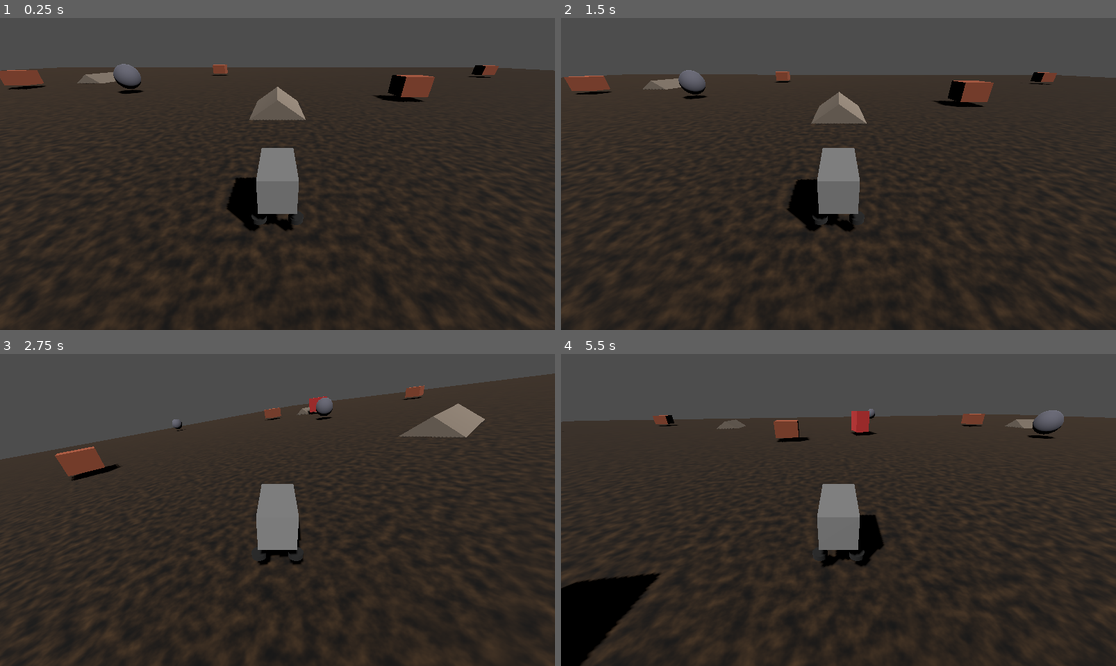
Above: before the commit, frames 1-4 (two rows, left to right).
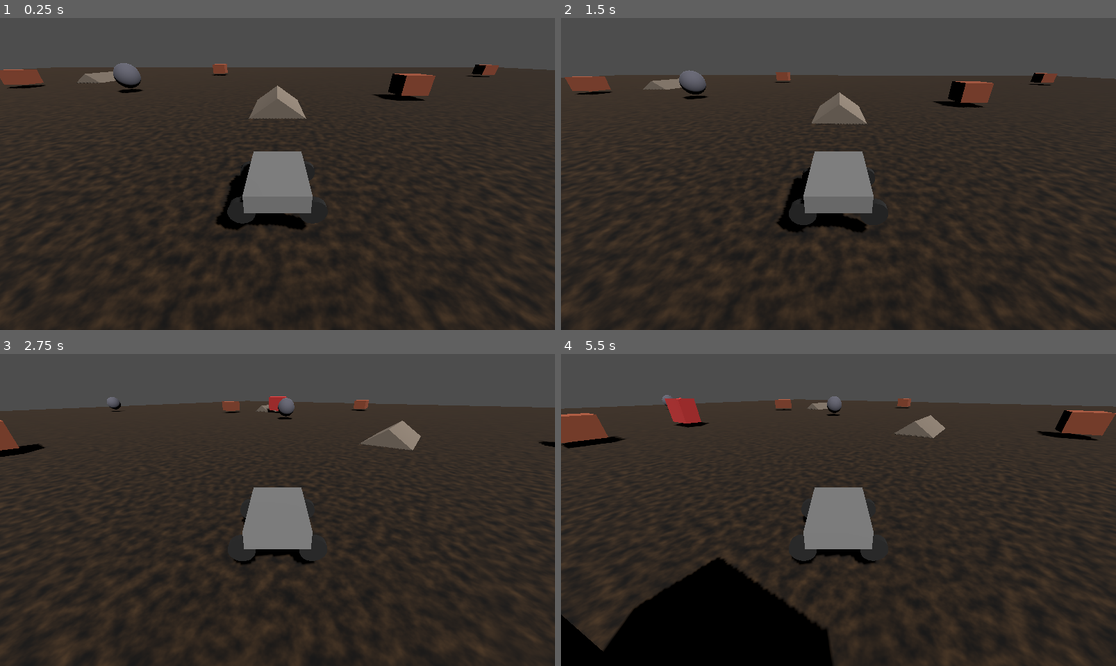
Above: after the commit, the same moments.

Repository: paul-asvb/godot-car-test
Game: Godot game, scene res://main.tscn
Two runs of this game, one before a commit and one after it. Both use one fixed random seed, a clock stepped at 60 frames per second and the inputs below.
Inputs:
- Up to frame 1 (0.25 s): no input
- Up to frame 2 (1.5 s): hold Right (ui_right) 0.53-1.28 s; hold Down (ui_down) from 1.28 s (still down)
- Up to frame 3 (2.75 s): release Down (ui_down) at 2.03 s; hold Right (ui_right) from 2.03 s (still down)
- Up to frame 4 (5.5 s): release Right (ui_right) at 2.78 s; hold Up (ui_up) 2.78-3.53 s; hold Left (ui_left) 3.53-5.03 s; hold Down (ui_down) from 5.03 s (still down)

The runs differ from the first frame. In frame 1, 2.5% of the frame differs, in the area x 0-100%, y 14-99%; in frame 2, 1.9%; in frame 3, 13%; in frame 4, 22%, in the area x 0-100%, y 13-100%.

Commit message:
feat: init wheels

Diff:
--- a/car.gd
+++ b/car.gd
@@ -1,10 +1,10 @@
 extends RigidBody3D
 
 # Suspension parameters
-const SPRING_STRENGTH = 150.0
-const SPRING_DAMPING = 10.0
-const REST_LENGTH = 0.5
-const WHEEL_RADIUS = 0.2
+const SPRING_STRENGTH = 200.0
+const SPRING_DAMPING = 15.0
+const REST_LENGTH = 0.6
+const WHEEL_RADIUS = 0.35
 
 # Drive parameters
 const ENGINE_FORCE = 40.0
@@ -25,6 +25,13 @@
 	$WheelRR
 ]
 
+@onready var wheel_meshes = [
+	$WheelFL/WheelMeshFL,
+	$WheelFR/WheelMeshFR,
+	$WheelRL/WheelMeshRL,
+	$WheelRR/WheelMeshRR
+]
+
 func _physics_process(delta):
 	var steer_input = 0.0
 	if Input.is_action_pressed("ui_left"):
@@ -42,7 +49,12 @@
 
 	for i in range(wheels.size()):
 		var wheel: RayCast3D = wheels[i]
+		var wheel_mesh: MeshInstance3D = wheel_meshes[i]
+		var ray_length = REST_LENGTH + WHEEL_RADIUS
+
 		if not wheel.is_colliding():
+			# Wheel fully extended when not touching ground
+			wheel_mesh.position.y = -REST_LENGTH
 			continue
 
 		var contact_point = wheel.get_collision_point()
@@ -50,9 +62,12 @@
 		var wheel_pos = wheel.global_position
 
 		# Suspension force (spring + damper)
-		var ray_length = REST_LENGTH + WHEEL_RADIUS
 		var distance = wheel_pos.distance_to(contact_point)
 		var compression = ray_length - distance
+
+		# Update wheel mesh position based on suspension compression
+		var wheel_y = -(distance - WHEEL_RADIUS)
+		wheel_mesh.position.y = clamp(wheel_y, -REST_LENGTH, 0)
 
 		if compression > 0:
 			var wheel_velocity = get_point_velocity(wheel_pos)
--- a/main.tscn
+++ b/main.tscn
@@ -24,15 +24,15 @@
 size = Vector3(200, 1, 200)
 
 [sub_resource type="BoxMesh" id="BoxMesh_car"]
-size = Vector3(1, 1, 2)
+size = Vector3(1.6, 0.5, 2.5)
 
 [sub_resource type="BoxShape3D" id="BoxShape3D_car"]
-size = Vector3(1, 1, 2)
+size = Vector3(1.6, 0.5, 2.5)
 
 [sub_resource type="CylinderMesh" id="CylinderMesh_wheel"]
-top_radius = 0.2
-bottom_radius = 0.2
-height = 0.15
+top_radius = 0.35
+bottom_radius = 0.35
+height = 0.2
 
 [sub_resource type="StandardMaterial3D" id="StandardMaterial3D_wheel"]
 albedo_color = Color(0.15, 0.15, 0.15, 1)
@@ -106,38 +106,38 @@
 transform = Transform3D(1, 0, 0, 0, 0.866025, 0.5, 0, -0.5, 0.866025, 0, 3, 5)
 
 [node name="WheelFL" type="RayCast3D" parent="Car"]
-transform = Transform3D(1, 0, 0, 0, 1, 0, 0, 0, 1, -0.5, -0.3, -0.8)
-target_position = Vector3(0, -0.7, 0)
+transform = Transform3D(1, 0, 0, 0, 1, 0, 0, 0, 1, -0.9, 0, -1.0)
+target_position = Vector3(0, -0.8, 0)
 
 [node name="WheelMeshFL" type="MeshInstance3D" parent="Car/WheelFL"]
-transform = Transform3D(0, 0, 1, 0, 1, 0, -1, 0, 0, 0, -0.5, 0)
+transform = Transform3D(1, 0, 0, 0, 0, 1, 0, -1, 0, 0, 0, 0)
 mesh = SubResource("CylinderMesh_wheel")
 surface_material_override/0 = SubResource("StandardMaterial3D_wheel")
 
 [node name="WheelFR" type="RayCast3D" parent="Car"]
-transform = Transform3D(1, 0, 0, 0, 1, 0, 0, 0, 1, 0.5, -0.3, -0.8)
-target_position = Vector3(0, -0.7, 0)
+transform = Transform3D(1, 0, 0, 0, 1, 0, 0, 0, 1, 0.9, 0, -1.0)
+target_position = Vector3(0, -0.8, 0)
 
 [node name="WheelMeshFR" type="MeshInstance3D" parent="Car/WheelFR"]
-transform = Transform3D(0, 0, 1, 0, 1, 0, -1, 0, 0, 0, -0.5, 0)
+transform = Transform3D(1, 0, 0, 0, 0, 1, 0, -1, 0, 0, 0, 0)
 mesh = SubResource("CylinderMesh_wheel")
 surface_material_override/0 = SubResource("StandardMaterial3D_wheel")
 
 [node name="WheelRL" type="RayCast3D" parent="Car"]
-transform = Transform3D(1, 0, 0, 0, 1, 0, 0, 0, 1, -0.5, -0.3, 0.8)
-target_position = Vector3(0, -0.7, 0)
+transform = Transform3D(1, 0, 0, 0, 1, 0, 0, 0, 1, -0.9, 0, 1.0)
+target_position = Vector3(0, -0.8, 0)
 
 [node name="WheelMeshRL" type="MeshInstance3D" parent="Car/WheelRL"]
-transform = Transform3D(0, 0, 1, 0, 1, 0, -1, 0, 0, 0, -0.5, 0)
+transform = Transform3D(1, 0, 0, 0, 0, 1, 0, -1, 0, 0, 0, 0)
 mesh = SubResource("CylinderMesh_wheel")
 surface_material_override/0 = SubResource("StandardMaterial3D_wheel")
 
 [node name="WheelRR" type="RayCast3D" parent="Car"]
-transform = Transform3D(1, 0, 0, 0, 1, 0, 0, 0, 1, 0.5, -0.3, 0.8)
-target_position = Vector3(0, -0.7, 0)
+transform = Transform3D(1, 0, 0, 0, 1, 0, 0, 0, 1, 0.9, 0, 1.0)
+target_position = Vector3(0, -0.8, 0)
 
 [node name="WheelMeshRR" type="MeshInstance3D" parent="Car/WheelRR"]
-transform = Transform3D(0, 0, 1, 0, 1, 0, -1, 0, 0, 0, -0.5, 0)
+transform = Transform3D(1, 0, 0, 0, 0, 1, 0, -1, 0, 0, 0, 0)
 mesh = SubResource("CylinderMesh_wheel")
 surface_material_override/0 = SubResource("StandardMaterial3D_wheel")
 
Not shown, added: moving_obstacle.gd.uid
